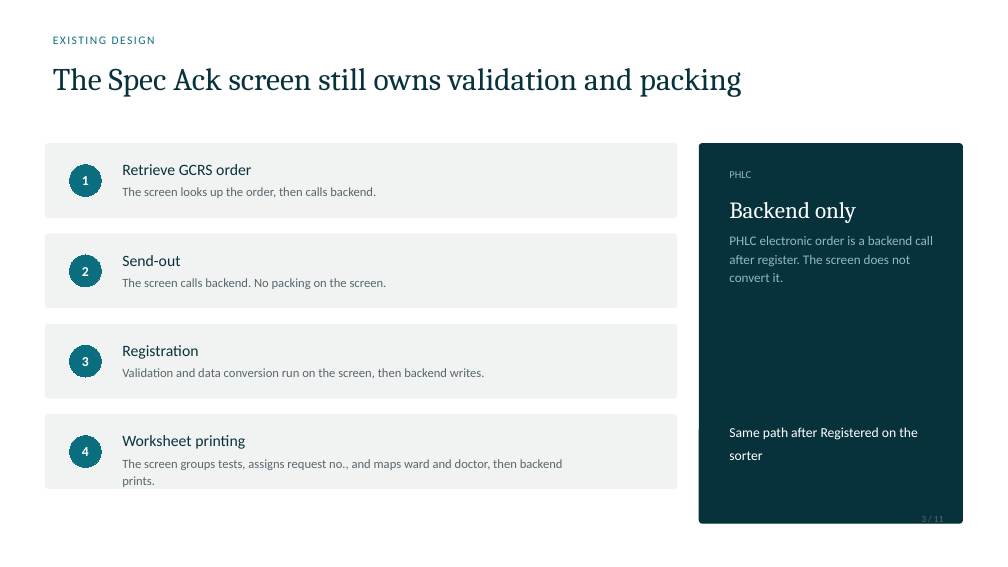
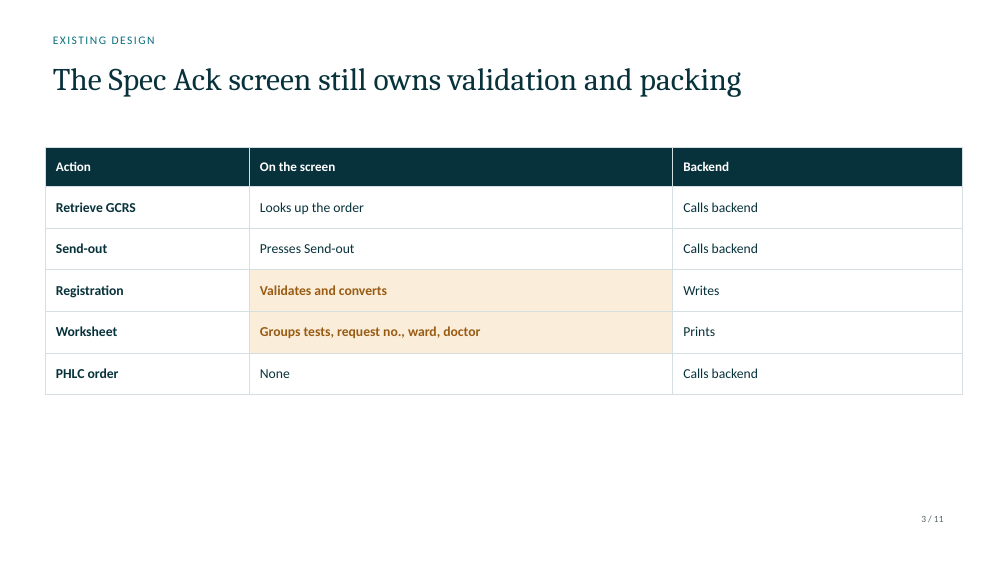
Before and after one commit to DragonChong/HA-Notes, a slide deck: slide 3 of SDLC/Projects/TMP-specimen-sorter-api — Specimen Sorter API/assets/Specimen Sorter API.pptx. Drawn at 1008x567 pixels with LibreOffice and Linux fonts; fonts in the diff are those of the drawing. Boxes give left, top, right and bottom in pixels: in the first picture for what was removed or moved away, otherwise in the second. Text is boxed around its words. In the diff, an @@ line names an element or a change of style, - is before the commit and + after.

```diff
--- a/SDLC/Projects/TMP-specimen-sorter-api — Specimen Sorter API/assets/Specimen Sorter API.pptx
+++ b/SDLC/Projects/TMP-specimen-sorter-api — Specimen Sorter API/assets/Specimen Sorter API.pptx
@@ rounded rectangle removed at [45,144,677,217] @@
@@ table added at [45,147,963,382], 6 rows, 3 columns @@
+Action | On the screen | Backend
+Retrieve GCRS | Looks up the order | Calls backend
+Send-out | Presses Send-out | Calls backend
+Registration | Validates and converts | Writes
+Worksheet | Groups tests, request no., ward, doctor | Prints
+PHLC order | None | Calls backend
@@ rounded rectangle removed at [699,144,963,523] @@
@@ ellipse removed at [70,165,101,197] @@
-1
@@ text removed at [122,164,251,175] @@
-Retrieve GCRS order
@@ text removed at [729,171,751,178] @@
-PHLC
@@ text removed at [122,187,376,198] @@
-The screen looks up the order, then calls backend.
@@ text removed at [729,202,856,223] @@
-Backend only
@@ rounded rectangle removed at [45,234,677,308] @@
@@ text removed at [729,236,933,282] @@
-PHLC electronic order is a backend call after register. The screen does not convert it.
@@ ellipse removed at [70,255,101,287] @@
-2
@@ text removed at [122,255,180,266] @@
-Send-out
@@ text removed at [122,278,387,289] @@
-The screen calls backend. No packing on the screen.
@@ rounded rectangle removed at [45,324,677,398] @@
@@ ellipse removed at [70,346,101,377] @@
-3
@@ text removed at [122,345,198,359] @@
-Registration
@@ text removed at [122,368,485,378] @@
-Validation and data conversion run on the screen, then backend writes.
@@ rounded rectangle removed at [45,415,677,488] @@
@@ ellipse removed at [70,436,101,467] @@
-4
@@ text removed at [122,435,245,449] @@
-Worksheet printing
@@ text removed at [729,427,917,460] @@
-Same path after Registered on the sorter
@@ text removed at [122,459,563,487] @@
-The screen groups tests, assigns request no., and maps ward and doctor, then backend prints.
```
Also in this commit, not shown: 3 other slides changed, 4 other files.
